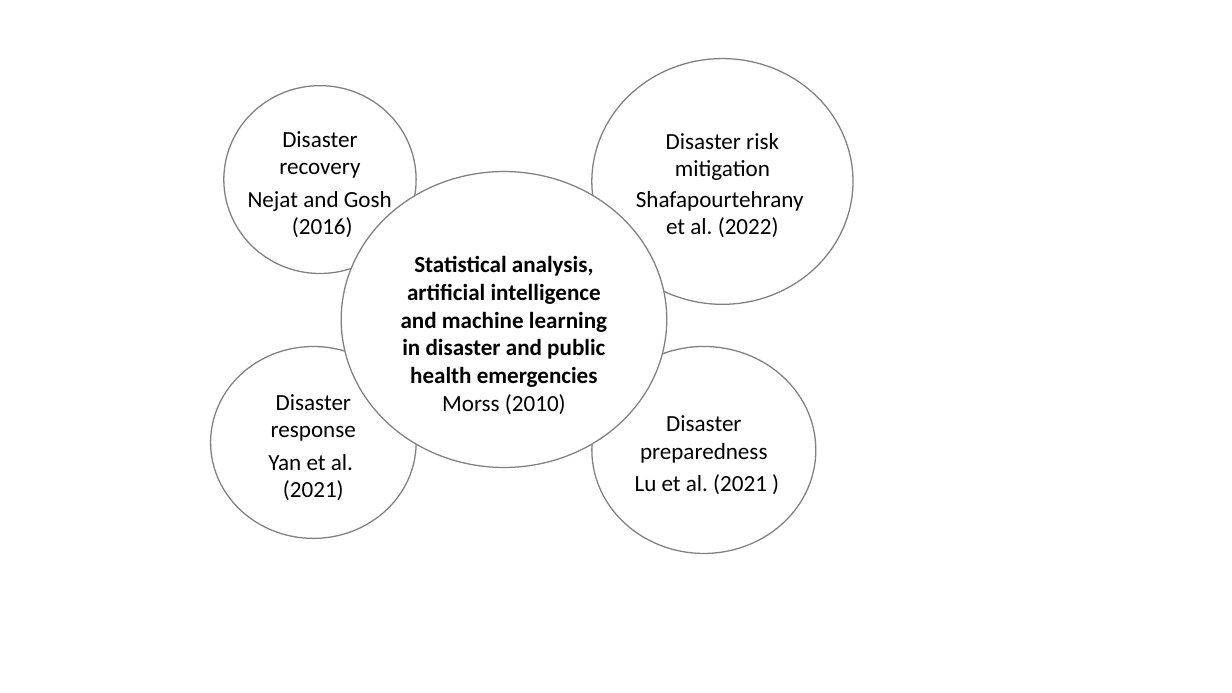
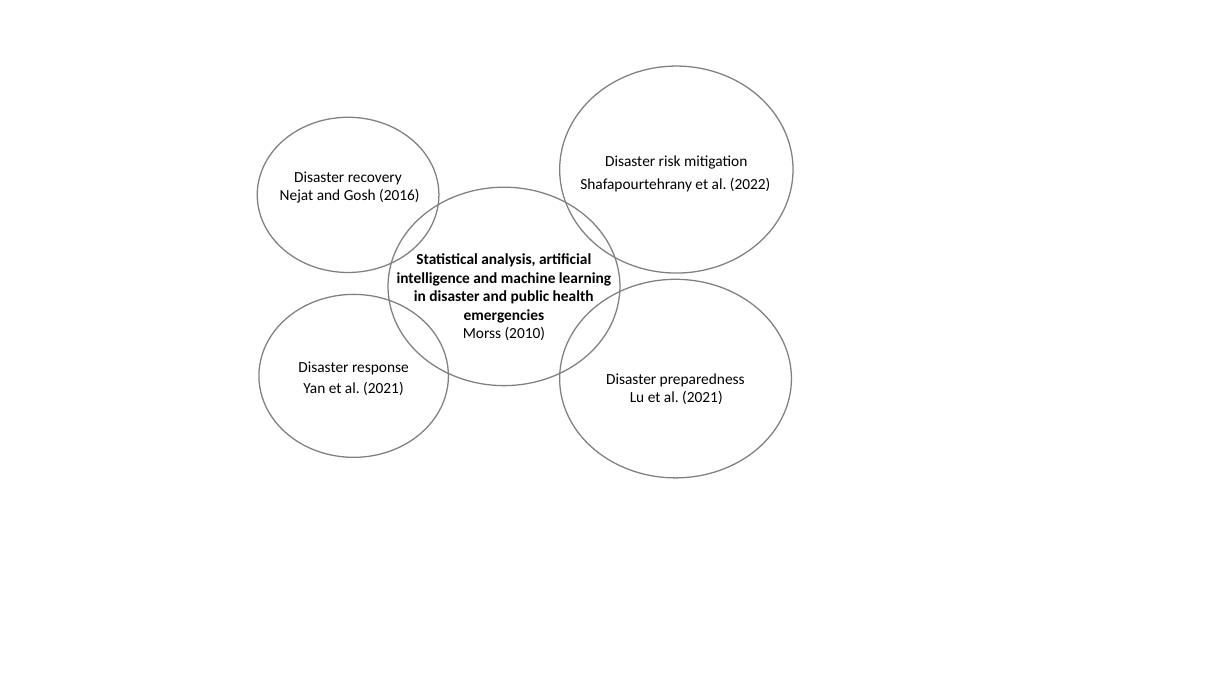
Before and after one commit to renatoquiliche/PaperCienciaDados-PunoPeru, a slide deck: slide 2 of Presentations/Literature review.pptx. Drawn at 1232x693 pixels with LibreOffice and Linux fonts; fonts in the diff are those of the drawing. Boxes give left, top, right and bottom in pixels: in the first picture for what was removed or moved away, otherwise in the second. Text is boxed around its words. In the diff, an @@ line names an element or a change of style, - is before the commit and + after.

```diff
--- a/Presentations/Literature review.pptx
+++ b/Presentations/Literature review.pptx
@@ ellipse "Disaster risk mitigation" resized from (x1=592, y1=58, x2=854, y2=304) to (x1=560, y1=67, x2=794, y2=274) @@
@@ ellipse "Disaster recovery" resized from (x1=224, y1=86, x2=416, y2=274) to (x1=257, y1=117, x2=439, y2=273) @@
@@ text at (x1=580, y1=178, x2=771, y2=192): text changed; size 18 to 12 pt @@
-Shafapourtehrany
-et al. (2022)
+Shafapourtehrany et al. (2022)
@@ text at (x1=280, y1=189, x2=420, y2=203): text changed; size 18 to 12 pt @@
-Nejat and Gosh
-(2016)
+Nejat and Gosh (2016)
@@ ellipse resized from (x1=341, y1=172, x2=666, y2=468) to (x1=388, y1=188, x2=620, y2=386) @@
@@ ellipse at (x1=388, y1=188, x2=620, y2=386): fill #FFFFFF to none @@
@@ text "Statistical analysis, artificial intelligence and ..." at (x1=397, y1=253, x2=611, y2=340): size 18 to 12 pt @@
@@ size 18 to 12 pt; fill #FFFFFF to none in 4 elements at (x1=257, y1=117, x2=439, y2=273), (x1=560, y1=67, x2=794, y2=274), (x1=560, y1=279, x2=792, y2=478), (x1=259, y1=295, x2=448, y2=457) @@
@@ ellipse "Disaster response" resized from (x1=211, y1=347, x2=416, y2=539) to (x1=259, y1=295, x2=448, y2=457) @@
@@ ellipse "Disaster preparedness" resized from (x1=592, y1=347, x2=816, y2=554) to (x1=560, y1=279, x2=792, y2=478) @@
@@ text at (x1=303, y1=382, x2=404, y2=395): text changed; size 18 to 12 pt @@
-Yan et al.
-(2021)
+Yan et al. (2021)
@@ text at (x1=630, y1=391, x2=723, y2=404): text changed; size 18 to 12 pt @@
-Lu et al. (2021 )
+Lu et al. (2021)
```
